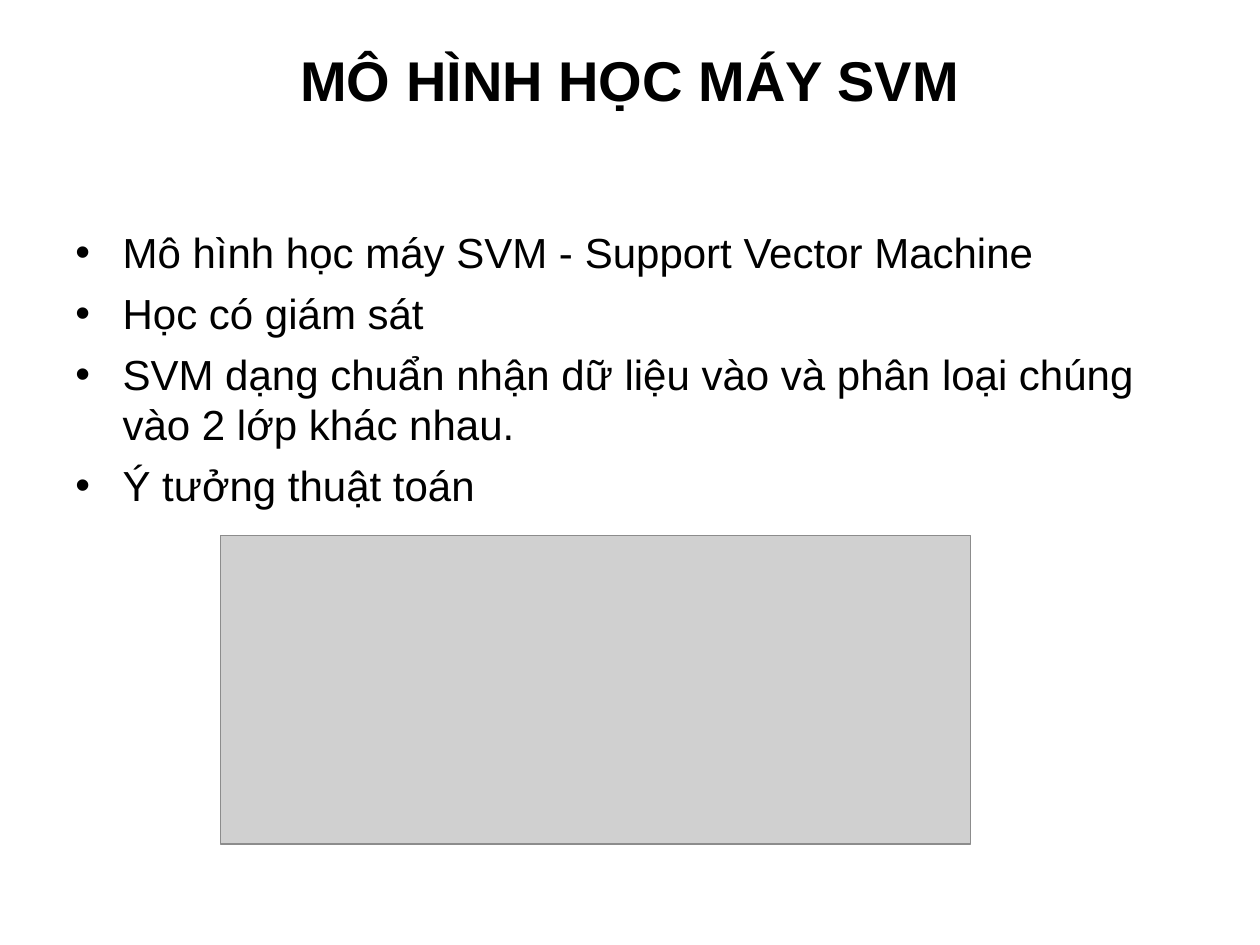
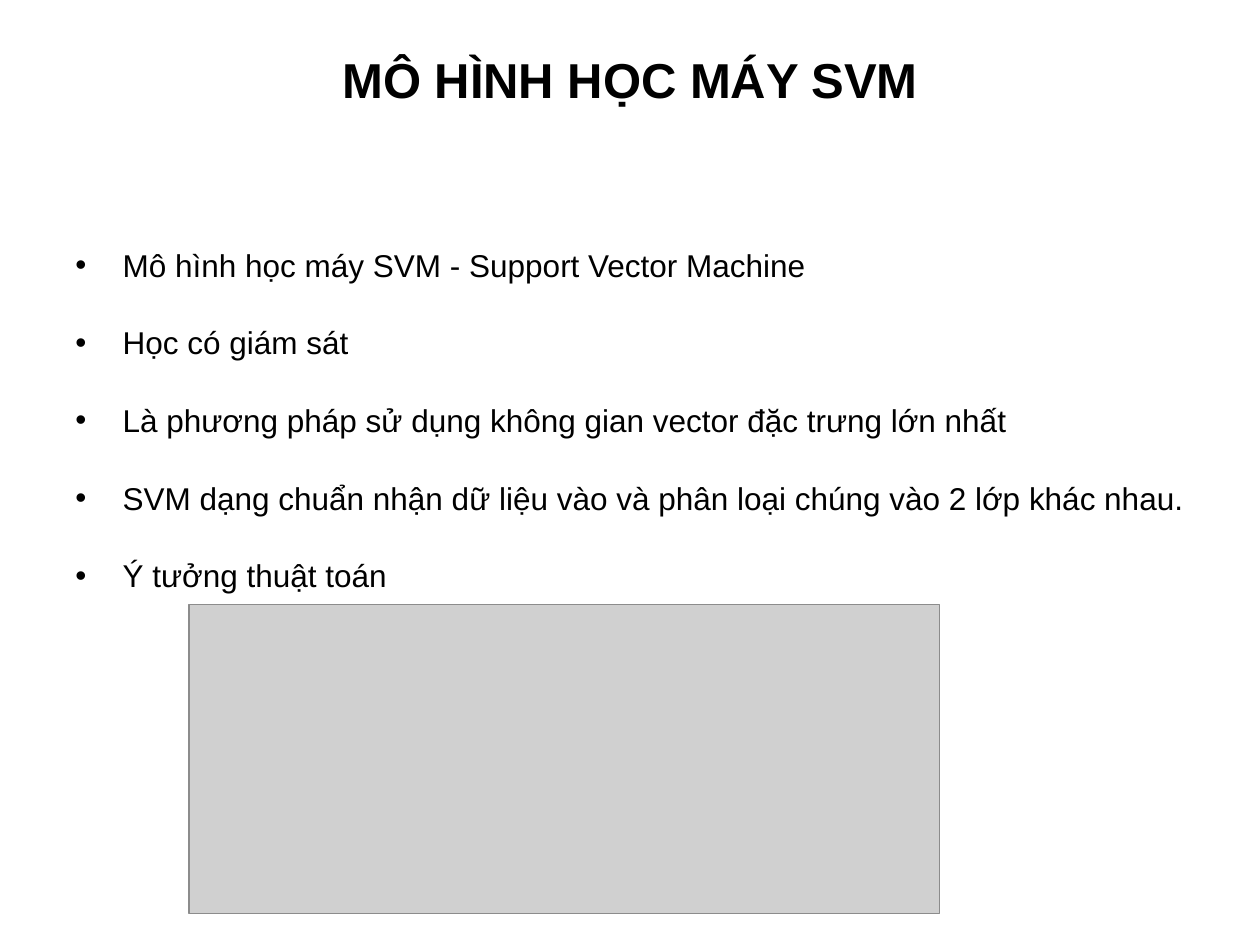
Before and after one commit to truonghaibg/thesis, a slide deck: slide 8 of tchai/Slide_LuanVan_TruongCongHai.ppt. Drawn at 1260x945 pixels with LibreOffice and Linux fonts; fonts in the diff are those of the drawing; grey boxes stand for pictures; background and template pictures are left out. Boxes give left, top, right and bottom in pixels: in the first picture for what was removed or moved away, otherwise in the second. Text is boxed around its words. In the diff, an @@ line names an element or a change of style, - is before the commit and + after.

```diff
--- a/tchai/Slide_LuanVan_TruongCongHai.ppt
+++ b/tchai/Slide_LuanVan_TruongCongHai.ppt
@@ title "MÔ HÌNH HỌC MÁY SVM" at [342,59,918,107]: size 32 to 28 pt @@
@@ text at [123,253,1183,593]: size 24 to 18 pt in "Mô hình học máy SVM - Support ...", "Học có giám sát", "SVM dạng chuẩn nhận dữ liệu vào ...", "Ý tưởng thuật toán"; line spacing 1 to 1.5; more space between paragraphs @@
@@ text at [123,407,1006,438]: paragraph added @@
+• Là phương pháp sử dụng không gian vector đặc trưng lớn nhất
@@ picture: place and size @@
-picture at [220,536,970,844]
+picture at [189,605,939,914]
```
Also in this commit, not shown: 14 other slides changed, 7 slides added, 5 slides removed.
